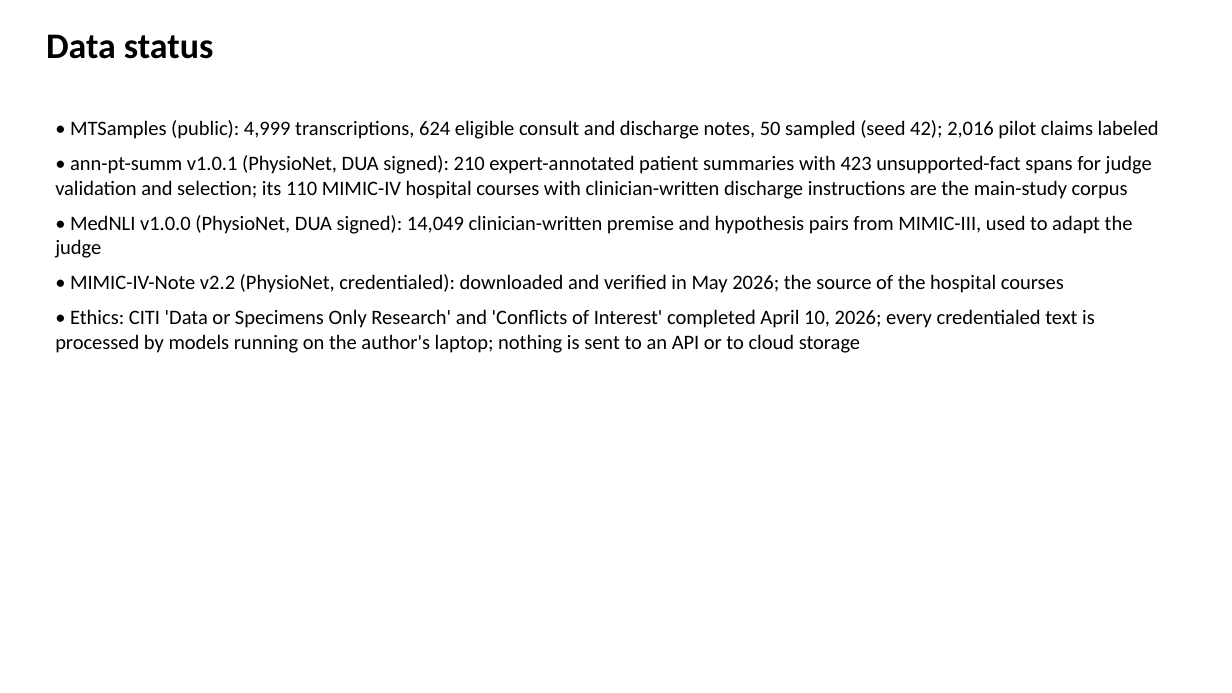
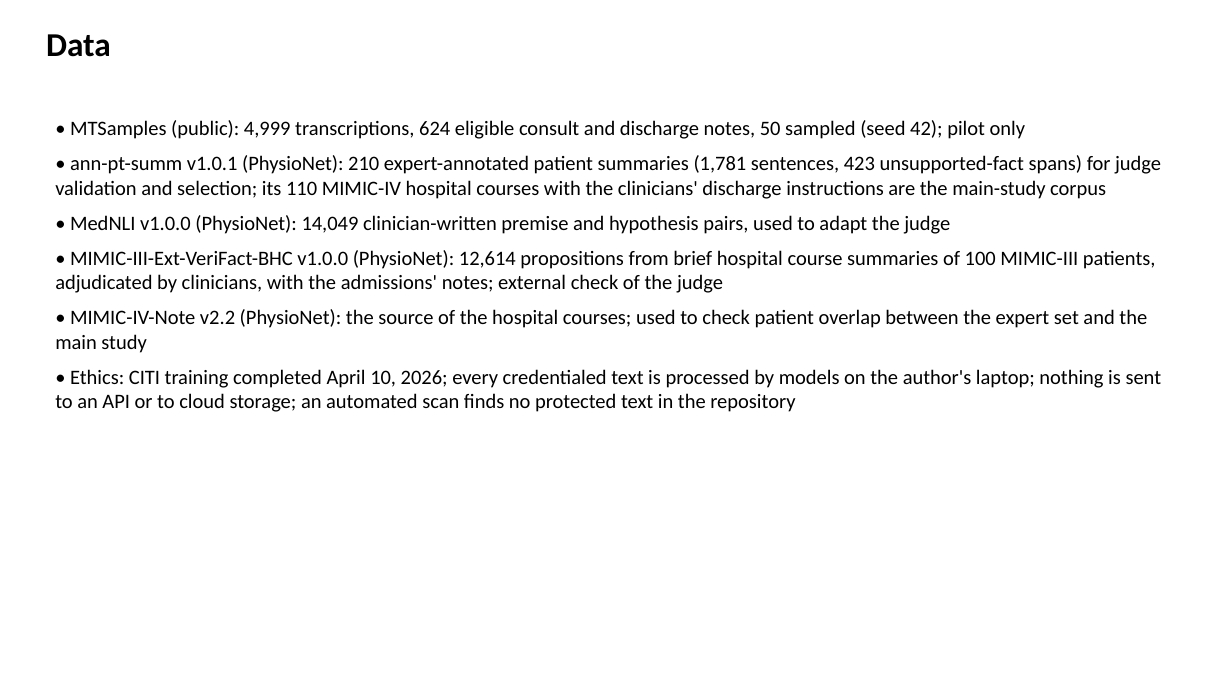
Before and after one commit to slay-a/medical-hallucination-eval, a slide deck: slide 5 of deliverables/Progress_Slides_Fall2026.pptx. Drawn at 1232x693 pixels with LibreOffice and Linux fonts; fonts in the diff are those of the drawing. Boxes give left, top, right and bottom in pixels: in the first picture for what was removed or moved away, otherwise in the second. Text is boxed around its words. In the diff, an @@ line names an element or a change of style, - is before the commit and + after.

Commit message:
Rebuild the progress slides and the source code and data description to match the condensed thesis

```diff
--- a/deliverables/Progress_Slides_Fall2026.pptx
+++ b/deliverables/Progress_Slides_Fall2026.pptx
@@ text at <box>46,34,111,57</box>: text changed; size 28 to 26 pt @@
-Data status
+Data
@@ text at <box>55,120,1162,412</box>: text changed @@
-• MTSamples (public): 4,999 transcriptions, 624 eligible consult and discharge notes, 50 sampled (seed 42); 2,016 pilot claims labeled
-• ann-pt-summ v1.0.1 (PhysioNet, DUA signed): 210 expert-annotated patient summaries with 423 unsupported-fact spans for judge validation and selection; its 110 MIMIC-IV hospital courses with clinician-written discharge instructions are the main-study corpus
-• MedNLI v1.0.0 (PhysioNet, DUA signed): 14,049 clinician-written premise and hypothesis pairs from MIMIC-III, used to adapt the judge
-• MIMIC-IV-Note v2.2 (PhysioNet, credentialed): downloaded and verified in May 2026; the source of the hospital courses
-• Ethics: CITI 'Data or Specimens Only Research' and 'Conflicts of Interest' completed April 10, 2026; every credentialed text is processed by models running on the author's laptop; nothing is sent to an API or to cloud storage
+• MTSamples (public): 4,999 transcriptions, 624 eligible consult and discharge notes, 50 sampled (seed 42); pilot only
+• ann-pt-summ v1.0.1 (PhysioNet): 210 expert-annotated patient summaries (1,781 sentences, 423 unsupported-fact spans) for judge validation and selection; its 110 MIMIC-IV hospital courses with the clinicians' discharge instructions are the main-study corpus
+• MedNLI v1.0.0 (PhysioNet): 14,049 clinician-written premise and hypothesis pairs, used to adapt the judge
+• MIMIC-III-Ext-VeriFact-BHC v1.0.0 (PhysioNet): 12,614 propositions from brief hospital course summaries of 100 MIMIC-III patients, adjudicated by clinicians, with the admissions' notes; external check of the judge
+• MIMIC-IV-Note v2.2 (PhysioNet): the source of the hospital courses; used to check patient overlap between the expert set and the main study
+• Ethics: CITI training completed April 10, 2026; every credentialed text is processed by models on the author's laptop; nothing is sent to an API or to cloud storage; an automated scan finds no protected text in the repository
```
Also in this commit, not shown: 19 other slides changed, 3 slides added, 4 other files.
